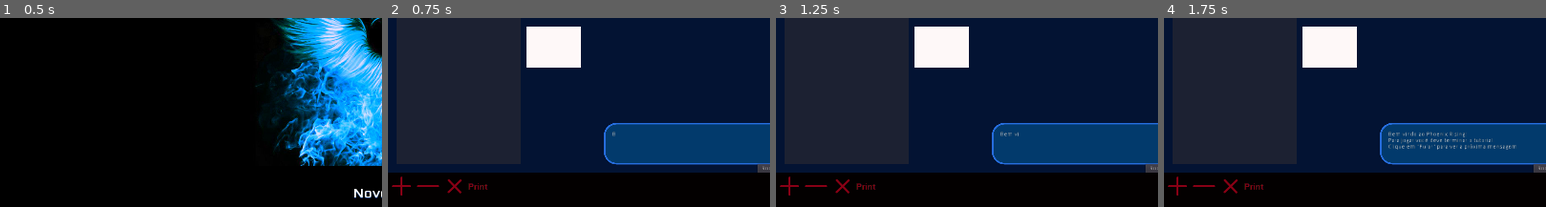
Above: before the commit, frames 1-4 (left to right).
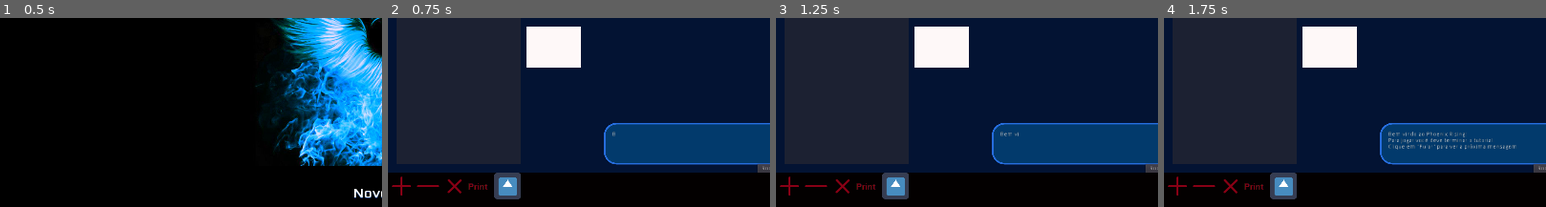
Above: after the commit, the same moments.

Repository: MateusdosAnjos/MAC0499
Game: Godot game, scene res://TelaInicial/TitleScreen.tscn
Two runs of this game, one before a commit and one after it. Both use one fixed random seed, a clock stepped at 60 frames per second and the inputs below.
Inputs:
- Up to frame 1 (0.5 s): no input
- Up to frame 2 (0.75 s): click "Novo Jogo" at 0.5 s
- Up to frame 3 (1.25 s): no input
- Up to frame 4 (1.75 s): click "Pular" at 1.25 s
The pictures show only the part of the screen within x 0-50%, y 38-88%; the shares and areas given below are measured in that part.

Frame 1 is identical in both runs. In frame 2, 1.0% of the frame differs, in the area x 27-35%, y 81-96%; in frame 3, 1.0%; in frame 4, 1.0%.

Commit message:
Adicionado basico do if/else

Diff:
--- /dev/null
+++ b/Phoenix Rising/Comportamentos/ifelse.gd
@@ -0,0 +1,19 @@
+extends Node
+
+func _init():
+    pass
+
+func execute(input, arguments, player_answer):
+    arguments = arguments.split(" ", true, 1)
+    match arguments[0]:
+        '<':
+            return input < arguments[1]
+        '<=':
+            return input <= arguments[1]
+        '>':
+            return input > arguments[1]
+        '>=':
+            return input >= arguments[1]
+        '==':
+            return input == arguments[1]
+        _: print("Nenhuma das anteriores")
--- a/Phoenix Rising/ItensDoJogo/Inventory.gd
+++ b/Phoenix Rising/ItensDoJogo/Inventory.gd
@@ -17,6 +17,7 @@
     pickup_item("subtracao")
     pickup_item("multi")
     pickup_item("print")
+    pickup_item("if/else")
     containers[0] = grid
 
 func _process(delta):
--- a/Phoenix Rising/ItensDoJogo/ItemDB.gd
+++ b/Phoenix Rising/ItensDoJogo/ItemDB.gd
@@ -23,6 +23,11 @@
         "help": "Icone do comando Print",
         "codePath": BEHAVIOR_PATH + "print.gd"
     },
+    "if/else": {
+        "icon": ICON_PATH + "icon.png",
+        "help": "Icone do comando if/else",
+        "codePath": BEHAVIOR_PATH + "ifelse.gd"
+    },
     "error": {
         "icon": ICON_PATH + "enemyFlyingAlt_2.png",
         "help": "Icone de erro para testes",
